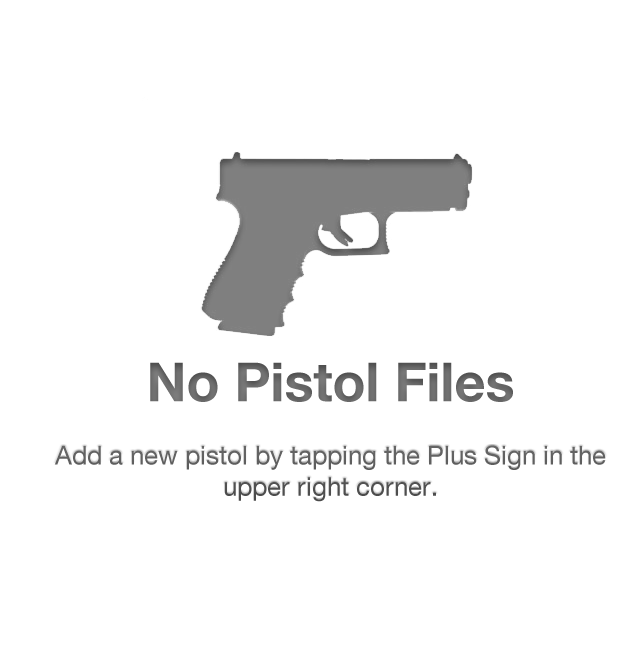
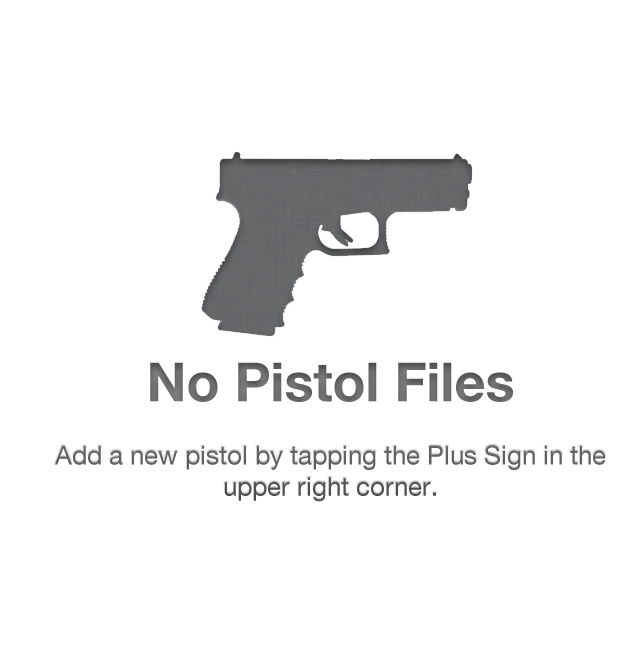
Layered file, before and after one edit (w=640, h=664). Changes by layer:
pixels changed over [201, 152, 473, 337] (layer not identified)
